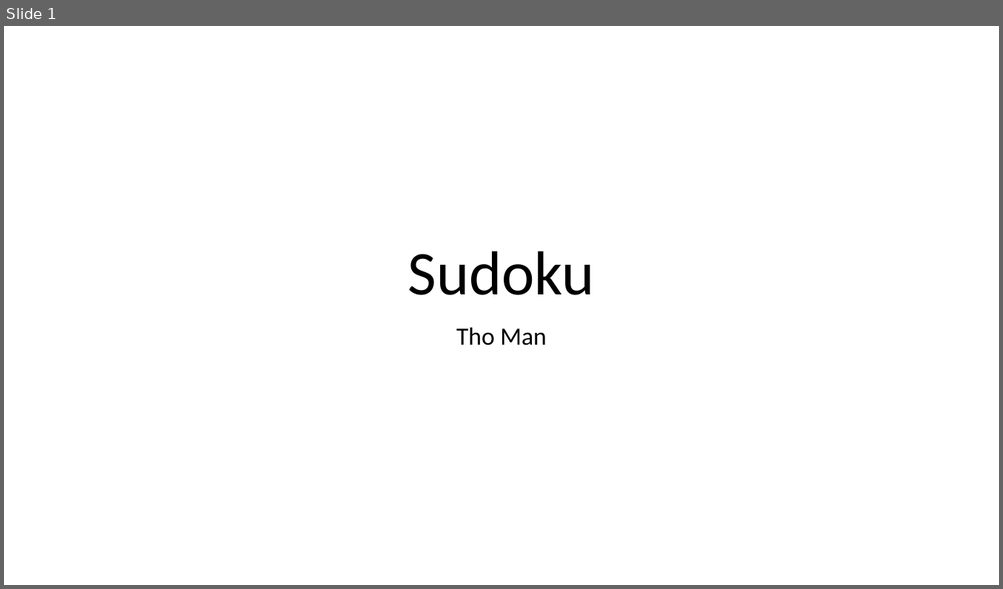
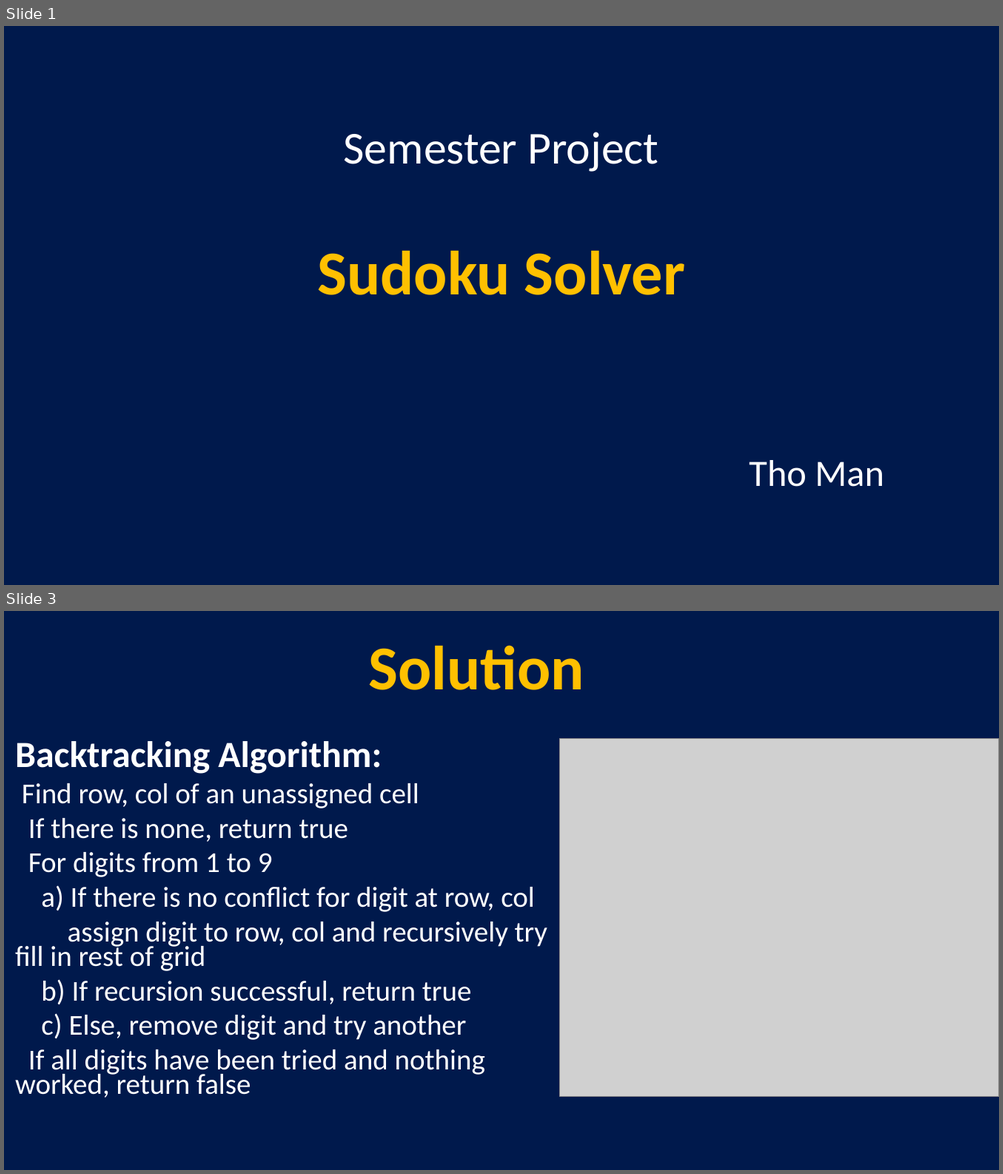
Before and after one commit to thoquocman/Sudoku, a slide deck: proposal/ThoMan_Sudoku_ProposalSlides.pptx. Shown one above the other, each under a label of ours: slide 1 before the commit, slides 1 and 3 after it; the slides between them are not shown. The pictures are 1003x589 and 1003x1174 pixels, drawn with LibreOffice and Linux fonts; fonts in the diff are those of the drawing; grey boxes stand for pictures. Boxes give left, top, right and bottom in pixels: in the first picture for what was removed or moved away, otherwise in the second. Text is boxed around its words. In the diff, an @@ line names an element or a change of style, - is before the commit and + after.

```diff
--- a/proposal/ThoMan_Sudoku_ProposalSlides.pptx
+++ b/proposal/ThoMan_Sudoku_ProposalSlides.pptx
@@ slide 3 added at (4, 611, 999, 1170), background #00194C @@
@@ title added at (369, 645, 584, 690), 60.3 pt, text #FFC000, bold @@
+Solution
@@ subtitle added at (15, 741, 547, 1098), 27.9 pt, text #FFFFFF @@
+Backtracking Algorithm:
+Find row, col of an unassigned cell
+If there is none, return true
+For digits from 1 to 9
+a) If there is no conflict for digit at row, col
+assign digit to row, col and recursively try fill in rest of grid
+b) If recursion successful, return true
+c) Else, remove digit and try another
+If all digits have been tried and nothing worked, return false
@@ picture added at (560, 739, 999, 1097) @@
@@ slide 1 changed as well @@
@@ background #FFFFFF to #00194C @@
@@ title at (317, 132, 685, 295): text changed; size 60 to 44.1 pt; text colour #000000 to #FFFFFF @@
-Sudoku
+Semester Project
+Sudoku Solver
@@ subtitle "Tho Man": place and size @@
-subtitle "Tho Man" at (456, 327, 546, 346)
+subtitle "Tho Man" at (748, 460, 884, 487)
@@ subtitle "Tho Man" at (748, 460, 884, 487): size 24 to 36 pt, text colour #000000 to #FFFFFF @@
```
Also in this commit, not shown: 5 other slides added, 1 slide removed.
